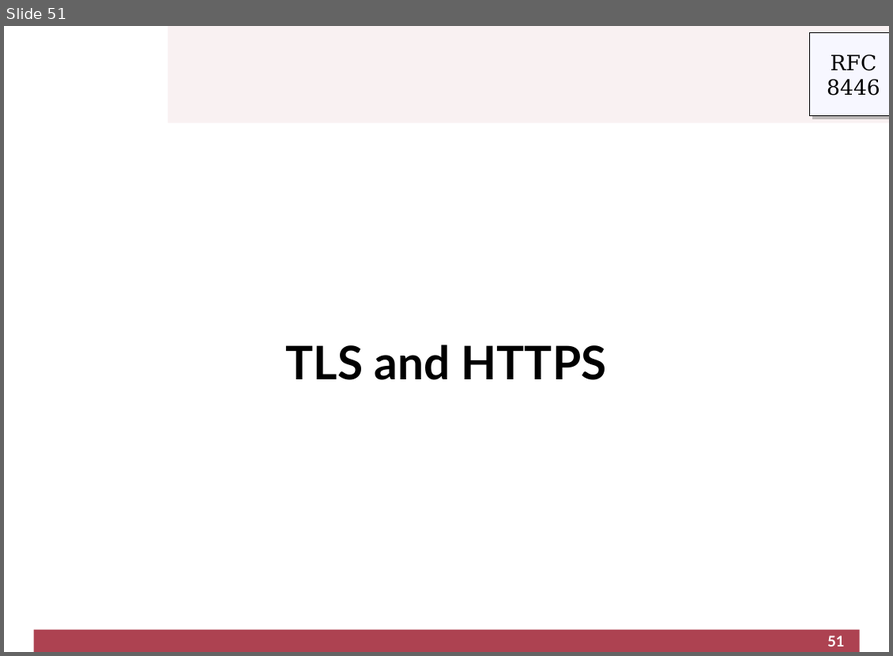
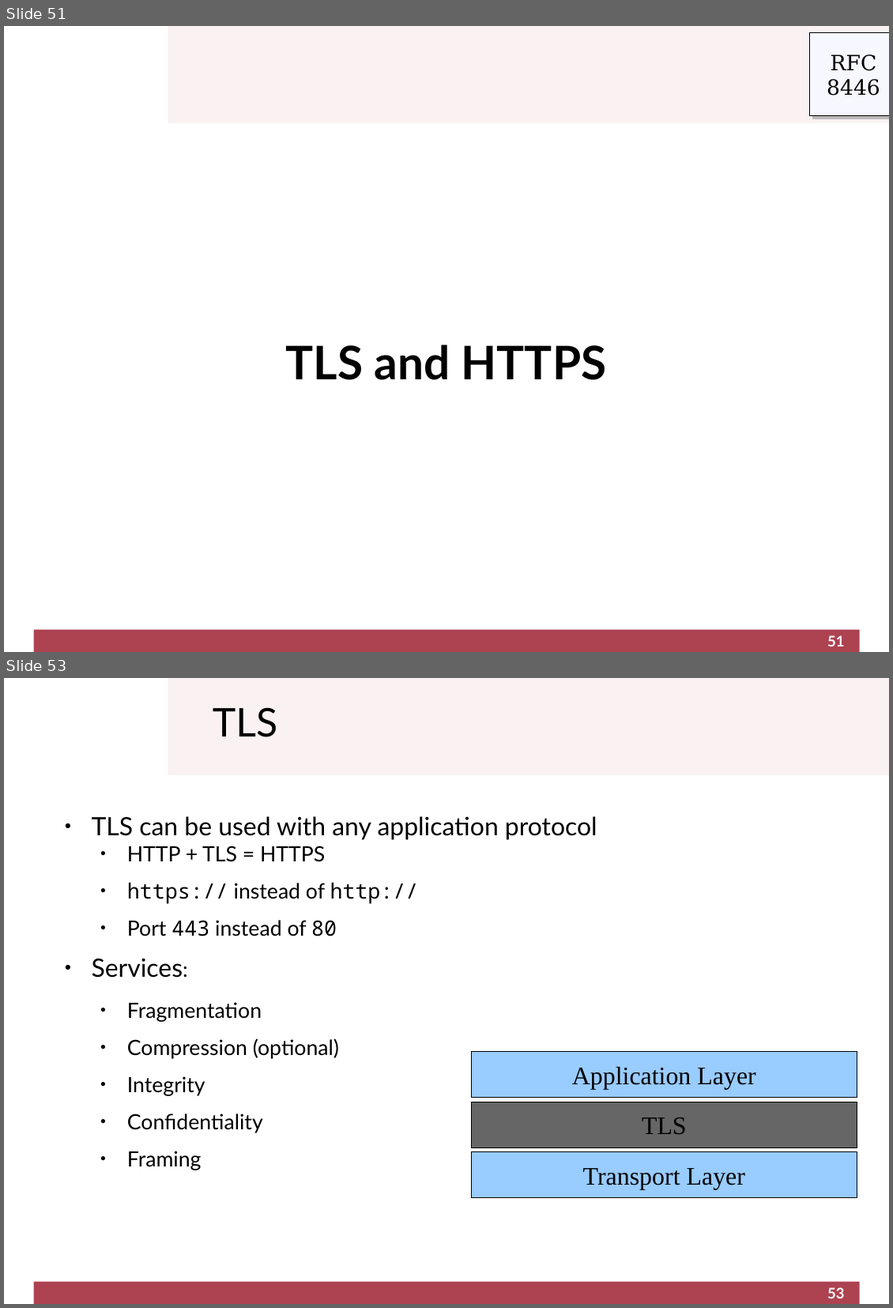
Before and after one commit to cletomartin/redes1, a slide deck: slides/application.odp. Shown one above the other, each under a label of ours: slide 51 before the commit, slides 51 and 53 after it; the slides between them are not shown. The pictures are 893x656 and 893x1308 pixels, drawn with LibreOffice and Linux fonts; fonts in the diff are those of the drawing; background and template pictures are left out. Boxes give left, top, right and bottom in pixels: in the first picture for what was removed or moved away, otherwise in the second. Text is boxed around its words. In the diff, an @@ line names an element or a change of style, - is before the commit and + after.

```diff
--- a/slides/application.odp
+++ b/slides/application.odp
@@ slide 53 added at [4, 678, 889, 1304], background #FFFFFF; not listed: 2 template elements that a slide beside it also shows @@
@@ title added at [213, 707, 277, 737], 37.6 pt, text #000000 @@
+TLS
@@ text added at [92, 816, 597, 1170], 20 pt, text #000000 @@
+● TLS can be used with any application protocol
+  ● HTTP + TLS = HTTPS
+  ● https:// instead of http://
+  ● Port 443 instead of 80
+● Services:
+  ● Fragmentation
+  ● Compression (optional)
+  ● Integrity
+  ● Confidentiality
+  ● Framing
@@ rectangle added at [471, 1051, 856, 1097], fill #99CCFF, outline #000000 0 pt, 24 pt, text #000000 @@
+Application Layer
@@ rectangle added at [471, 1102, 856, 1148], fill #666666, outline #000000 0 pt, 24 pt, text #000000 @@
+TLS
@@ rectangle added at [471, 1152, 856, 1198], fill #99CCFF, outline #000000 0 pt, 24 pt, text #000000 @@
+Transport Layer
@@ page number added at [827, 1287, 845, 1298], 14 pt, text #FFFFFF, bold @@
+53
```
Also in this commit, not shown: 1 slide changed, 4 other slides added, 1 other file.
